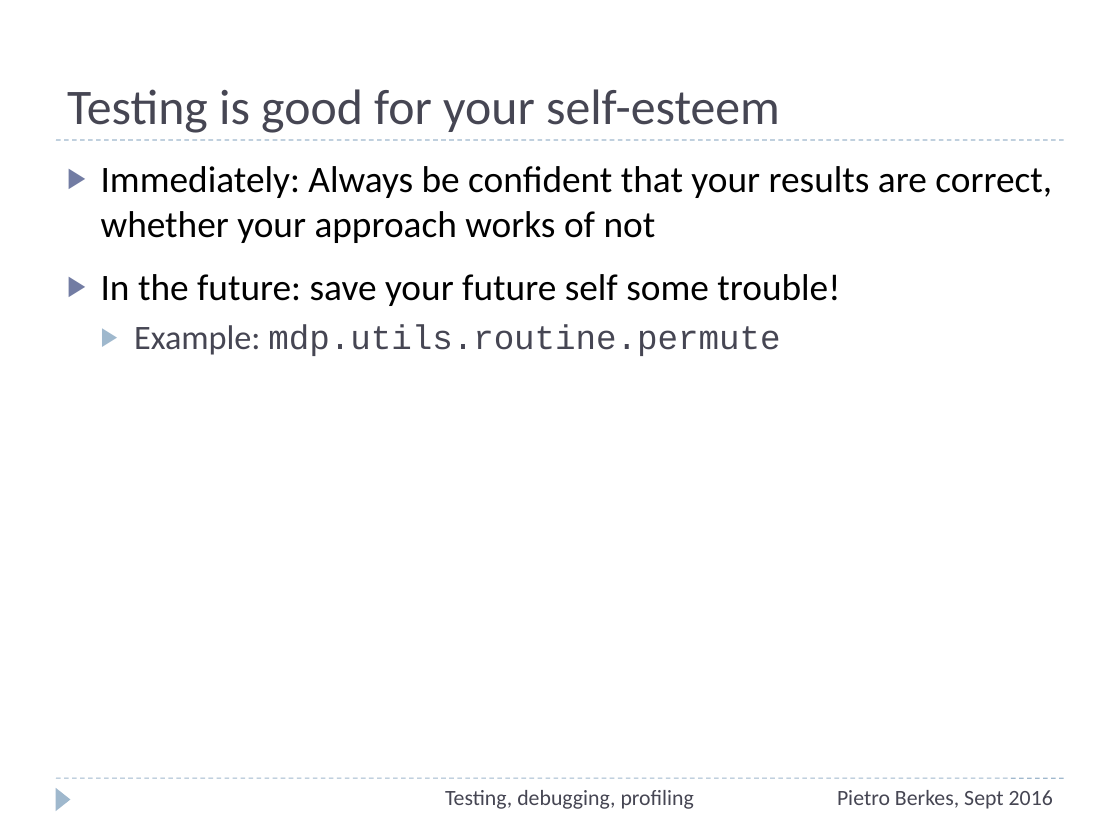
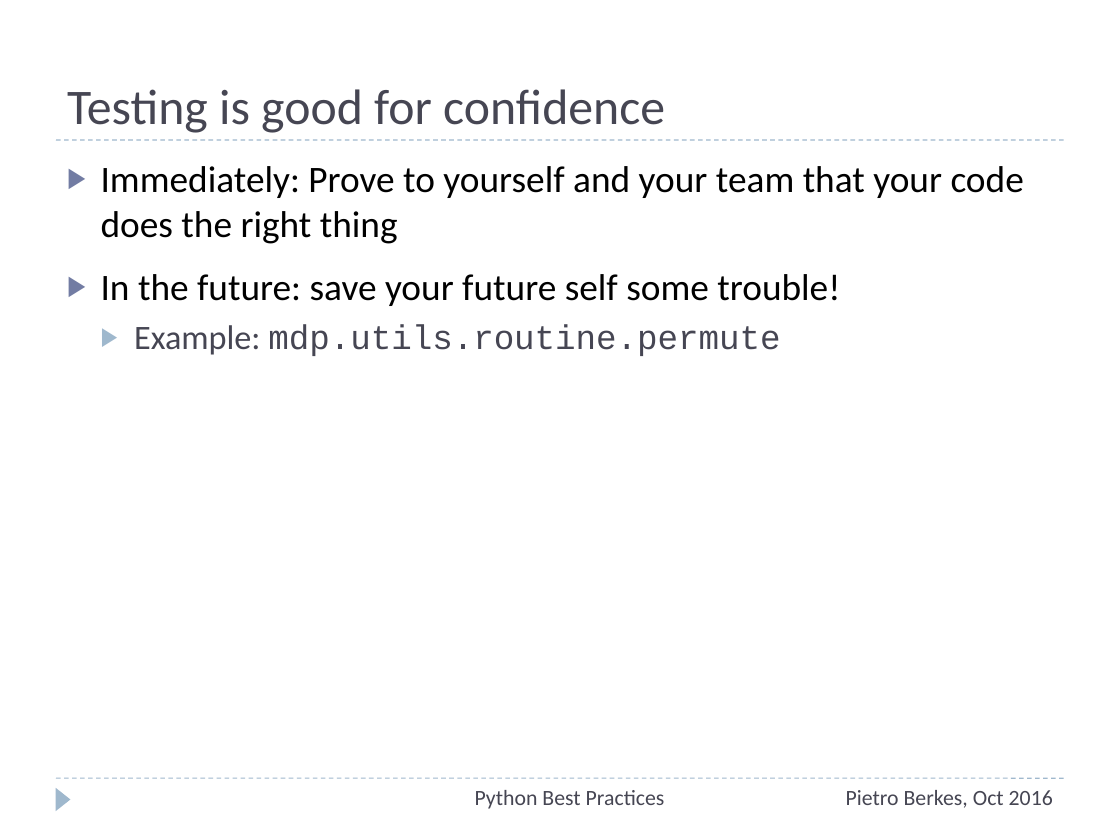
Before and after one commit to ASPP/testing_debugging_profiling, a slide deck: slide 10 of testing-debugging-profiling.pptx (slide 45 before the commit). Drawn at 1120x840 pixels with LibreOffice and Linux fonts; fonts in the diff are those of the drawing. Boxes give left, top, right and bottom in pixels: in the first picture for what was removed or moved away, otherwise in the second. Text is boxed around its words. In the diff, an @@ line names an element or a change of style, - is before the commit and + after.

```diff
--- a/testing-debugging-profiling.pptx
+++ b/testing-debugging-profiling.pptx
@@ title at (67, 89, 665, 133): text changed @@
-Testing is good for your self-esteem
+Testing is good for confidence
@@ text at (101, 166, 1024, 244): text changed @@
-▶ Immediately: Always be confident that your results are correct, whether your approach works of not
+▶ Immediately: Prove to yourself and your team that your code does the right thing
@@ text at (475, 790, 665, 809): text changed @@
-Testing, debugging, profiling
+Python Best Practices
@@ text at (846, 790, 1053, 808): text changed @@
-Pietro Berkes, Sept 2016
+Pietro Berkes, Oct 2016
```
Also in this commit, not shown: 64 other slides changed, 25 slides added, 11 slides removed.
